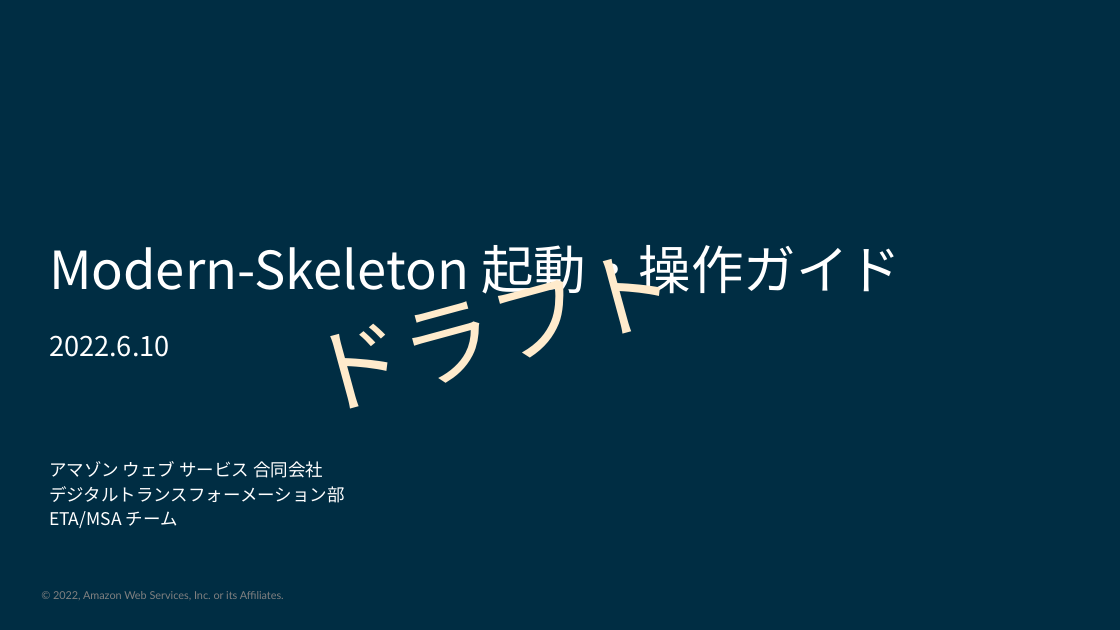
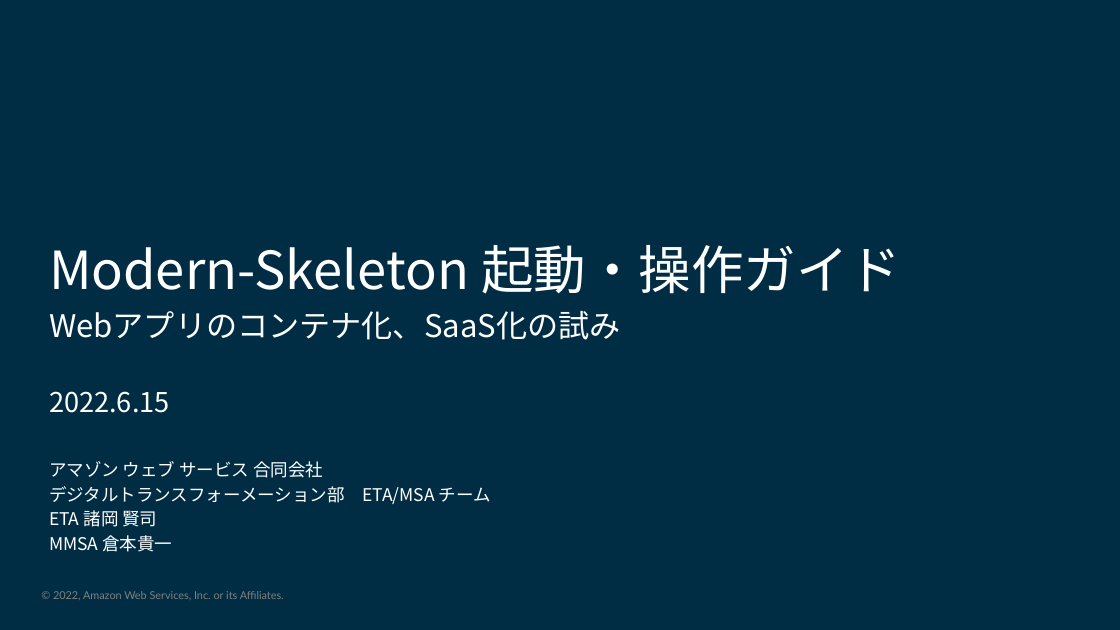
Before and after one commit to kmorooka/modern-skeleton, a slide deck: slide 1 of skeleton-guide.pptx. Drawn at 1120x630 pixels with LibreOffice and Linux fonts; fonts in the diff are those of the drawing; background and template pictures are left out. Boxes give left, top, right and bottom in pixels: in the first picture for what was removed or moved away, otherwise in the second. Text is boxed around its words. In the diff, an @@ line names an element or a change of style, - is before the commit and + after.

```diff
--- a/skeleton-guide.pptx
+++ b/skeleton-guide.pptx
@@ text at (49,311,621,340): paragraph added @@
+Webアプリのコンテナ化、SaaS化の試み
@@ text removed at (323,324,413,409) @@
-ドラフト
@@ text at (49,391,170,413): text changed @@
-2022.6.10
+2022.6.15
@@ text at (49,486,491,552): text changed @@
-デジタルトランスフォーメーション部
-ETA/MSA チーム
+デジタルトランスフォーメーション部 ETA/MSA チーム
+ETA 諸岡 賢司
+MMSA 倉本貴一
```
Also in this commit, not shown: 14 other slides changed, 8 slides added, 1 slide removed, 3 other files.
